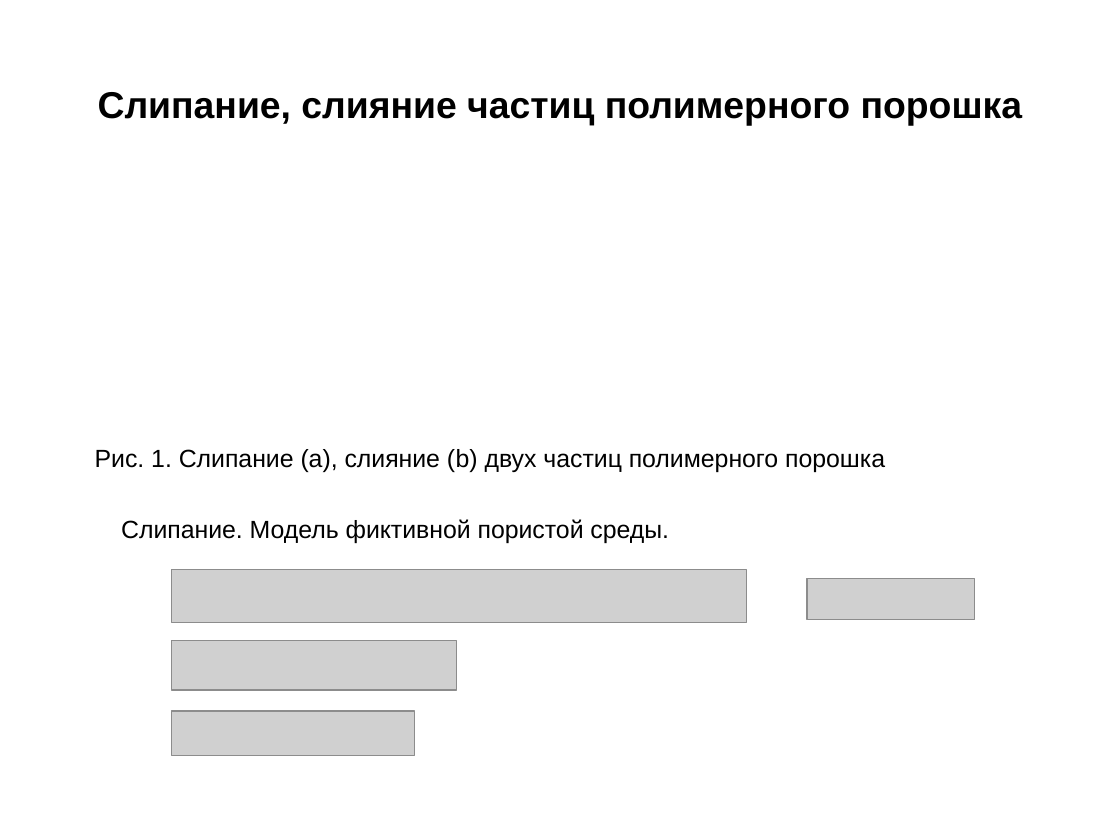
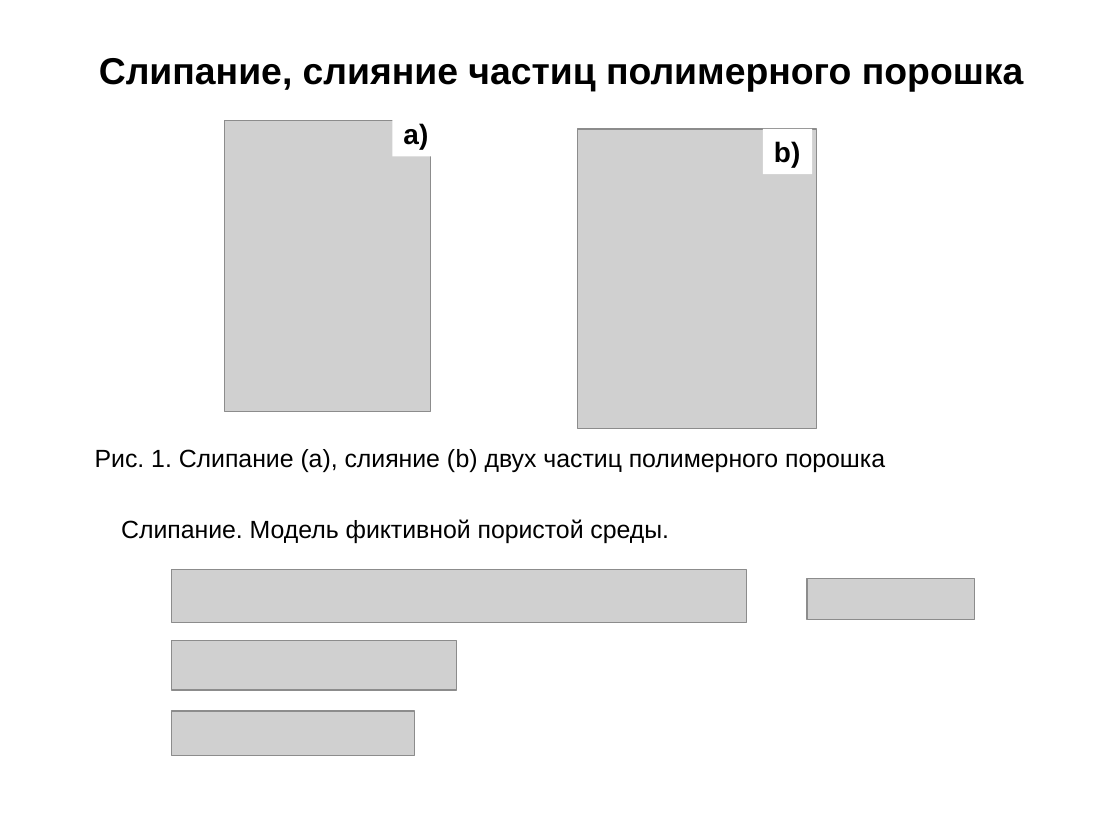
Before and after one commit to almazsr/Postgraduate, a slide deck: slide 2 of Plazma2016/Презентация Плазма 2016 - 2.pptx. Drawn at 1120x840 pixels with LibreOffice and Linux fonts; fonts in the diff are those of the drawing; grey boxes stand for pictures. Boxes give left, top, right and bottom in pixels: in the first picture for what was removed or moved away, otherwise in the second. Text is boxed around its words. In the diff, an @@ line names an element or a change of style, - is before the commit and + after.

```diff
--- a/Plazma2016/Презентация Плазма 2016 - 2.pptx
+++ b/Plazma2016/Презентация Плазма 2016 - 2.pptx
@@ title "Слипание, слияние частиц полимерного порошка": place and size @@
-title "Слипание, слияние частиц полимерного порошка" at <box>98,92,1022,126</box>
+title "Слипание, слияние частиц полимерного порошка" at <box>99,58,1023,92</box>
@@ rectangle added at <box>392,111,440,156</box>, fill #FFFFFF, 18 pt, text #000000, bold @@
+а)
@@ picture added at <box>225,120,431,411</box> @@
@@ picture added at <box>578,129,816,429</box> @@
@@ rectangle added at <box>763,129,812,174</box>, fill #FFFFFF, 18 pt, text #000000, bold @@
+b)
```
